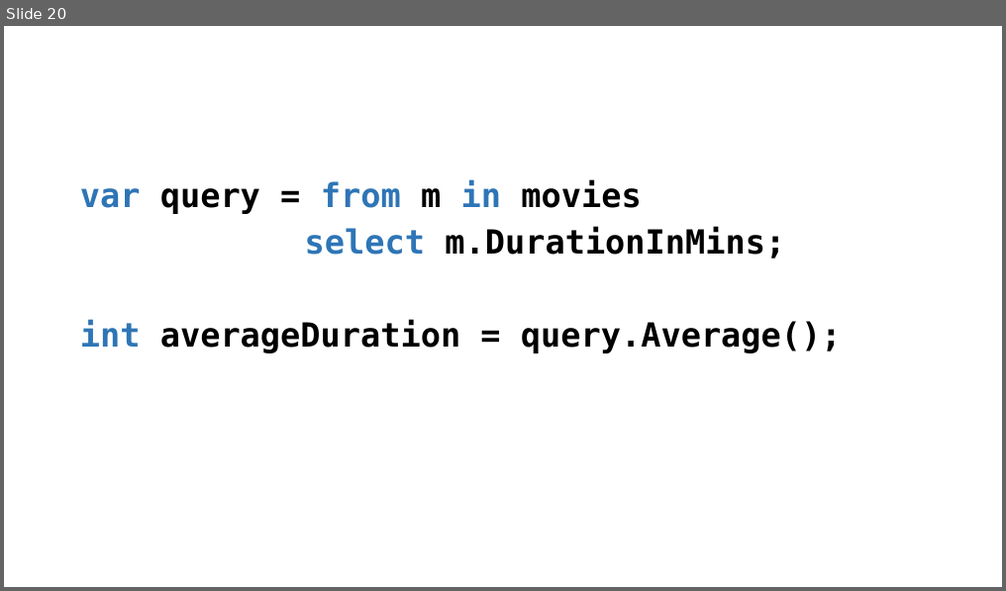
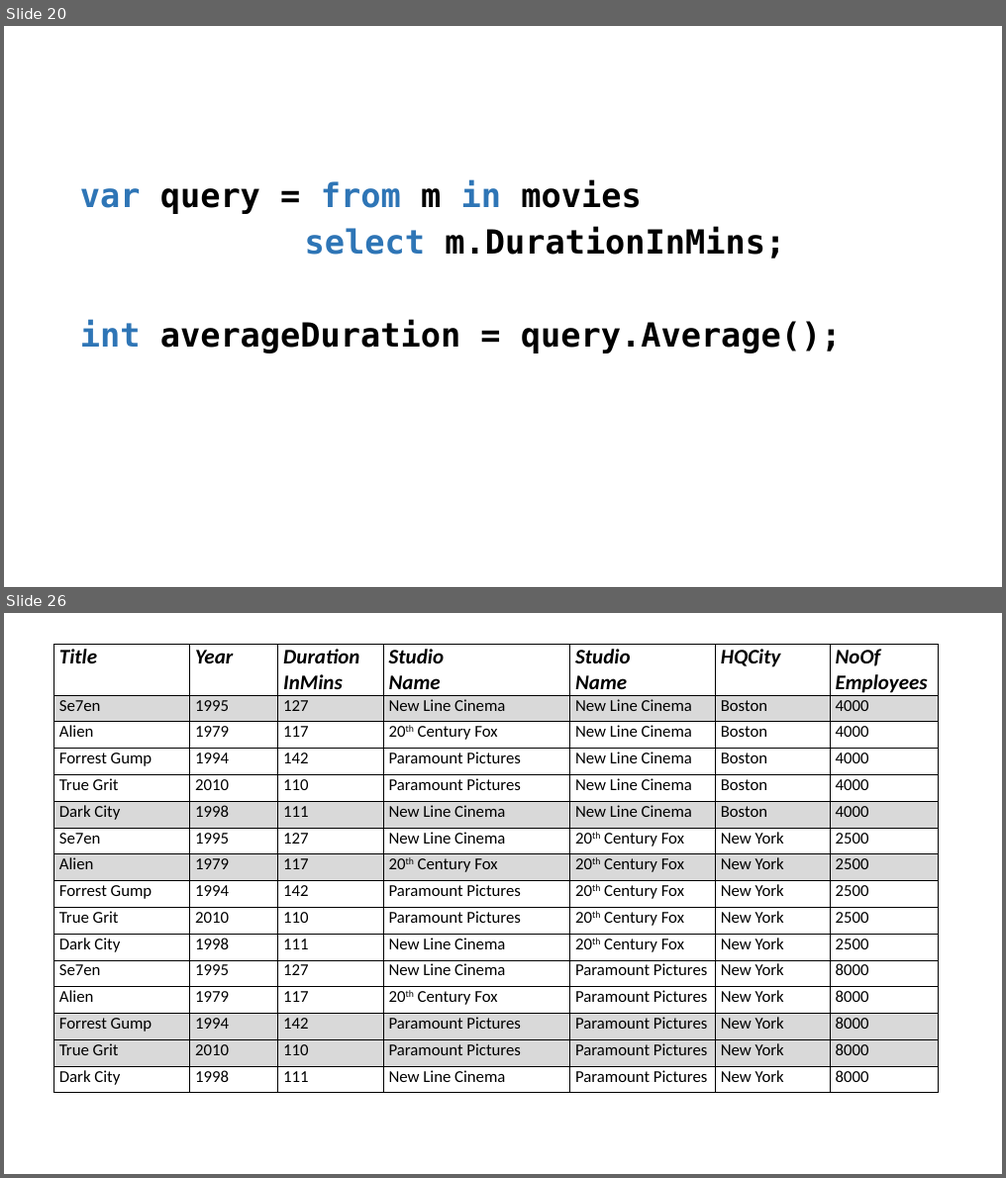
Before and after one commit to perl-easj/Teaching-materials, a slide deck: CSharpProgramming/Presentations/LINQ.pptx. Shown one above the other, each under a label of ours: slide 20 before the commit, slides 20 and 26 after it; the slides between them are not shown. The pictures are 1006x591 and 1006x1178 pixels, drawn with LibreOffice and Linux fonts; fonts in the diff are those of the drawing. Boxes give left, top, right and bottom in pixels: in the first picture for what was removed or moved away, otherwise in the second. Text is boxed around its words. In the diff, an @@ line names an element or a change of style, - is before the commit and + after.

```diff
--- a/CSharpProgramming/Presentations/LINQ.pptx
+++ b/CSharpProgramming/Presentations/LINQ.pptx
@@ slide 26 added at (x1=4, y1=613, x2=1002, y2=1174), background #FFFFFF @@
@@ table added at (x1=54, y1=645, x2=939, y2=1092), 16 rows, 7 columns @@
+Title | Year | Duration / InMins | Studio / Name | Studio / Name | HQCity | NoOf / Employees
+Se7en | 1995 | 127 | New Line Cinema | New Line Cinema | Boston | 4000
+Alien | 1979 | 117 | 20th Century Fox | New Line Cinema | Boston | 4000
+Forrest Gump | 1994 | 142 | Paramount Pictures | New Line Cinema | Boston | 4000
+True Grit | 2010 | 110 | Paramount Pictures | New Line Cinema | Boston | 4000
+Dark City | 1998 | 111 | New Line Cinema | New Line Cinema | Boston | 4000
+Se7en | 1995 | 127 | New Line Cinema | 20th Century Fox | New York | 2500
+Alien | 1979 | 117 | 20th Century Fox | 20th Century Fox | New York | 2500
+Forrest Gump | 1994 | 142 | Paramount Pictures | 20th Century Fox | New York | 2500
+True Grit | 2010 | 110 | Paramount Pictures | 20th Century Fox | New York | 2500
+Dark City | 1998 | 111 | New Line Cinema | 20th Century Fox | New York | 2500
+Se7en | 1995 | 127 | New Line Cinema | Paramount Pictures | New York | 8000
+Alien | 1979 | 117 | 20th Century Fox | Paramount Pictures | New York | 8000
+Forrest Gump | 1994 | 142 | Paramount Pictures | Paramount Pictures | New York | 8000
+True Grit | 2010 | 110 | Paramount Pictures | Paramount Pictures | New York | 8000
+Dark City | 1998 | 111 | New Line Cinema | Paramount Pictures | New York | 8000
```
Also in this commit, not shown: 1 slide changed, 9 other slides added, 1 other file.
